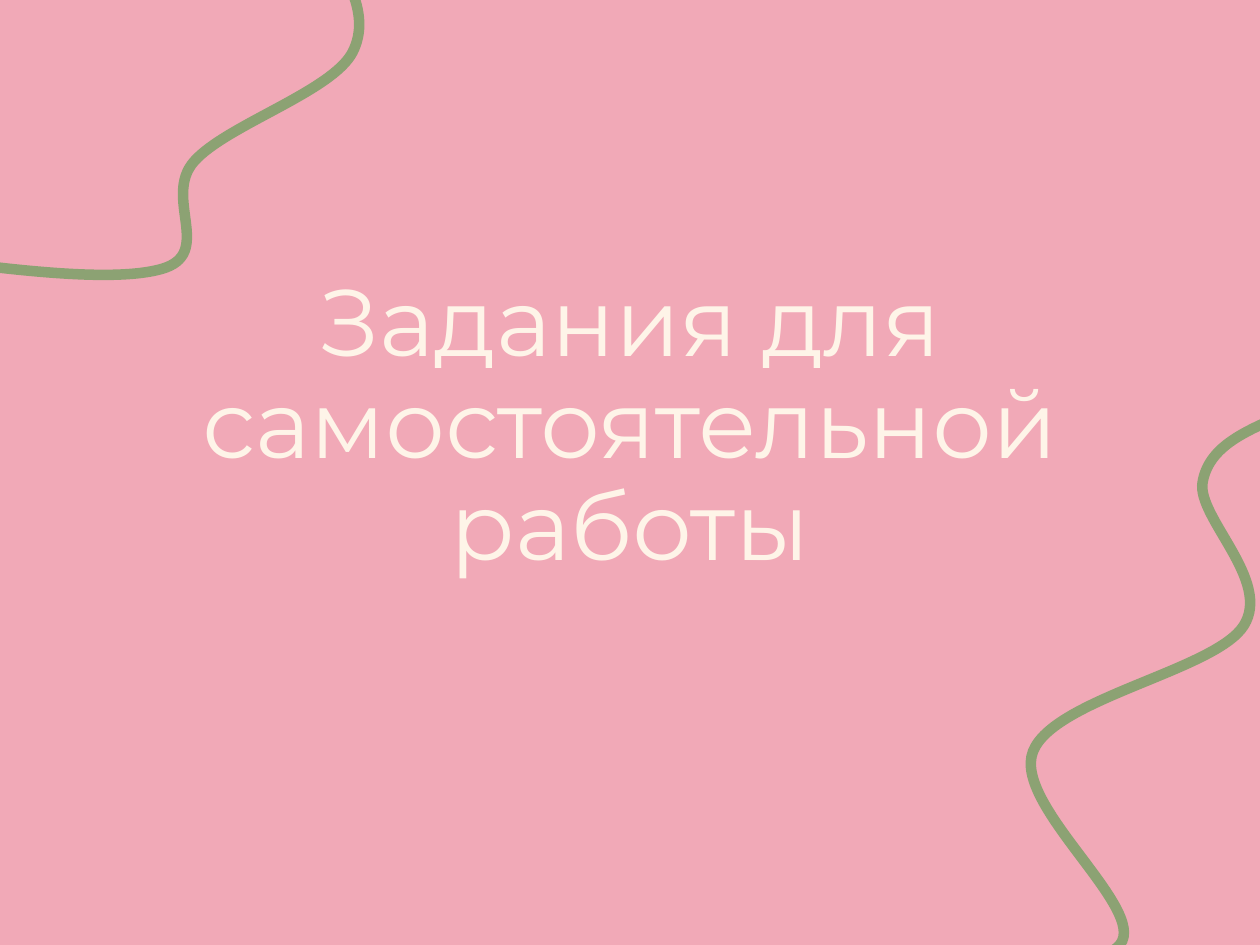
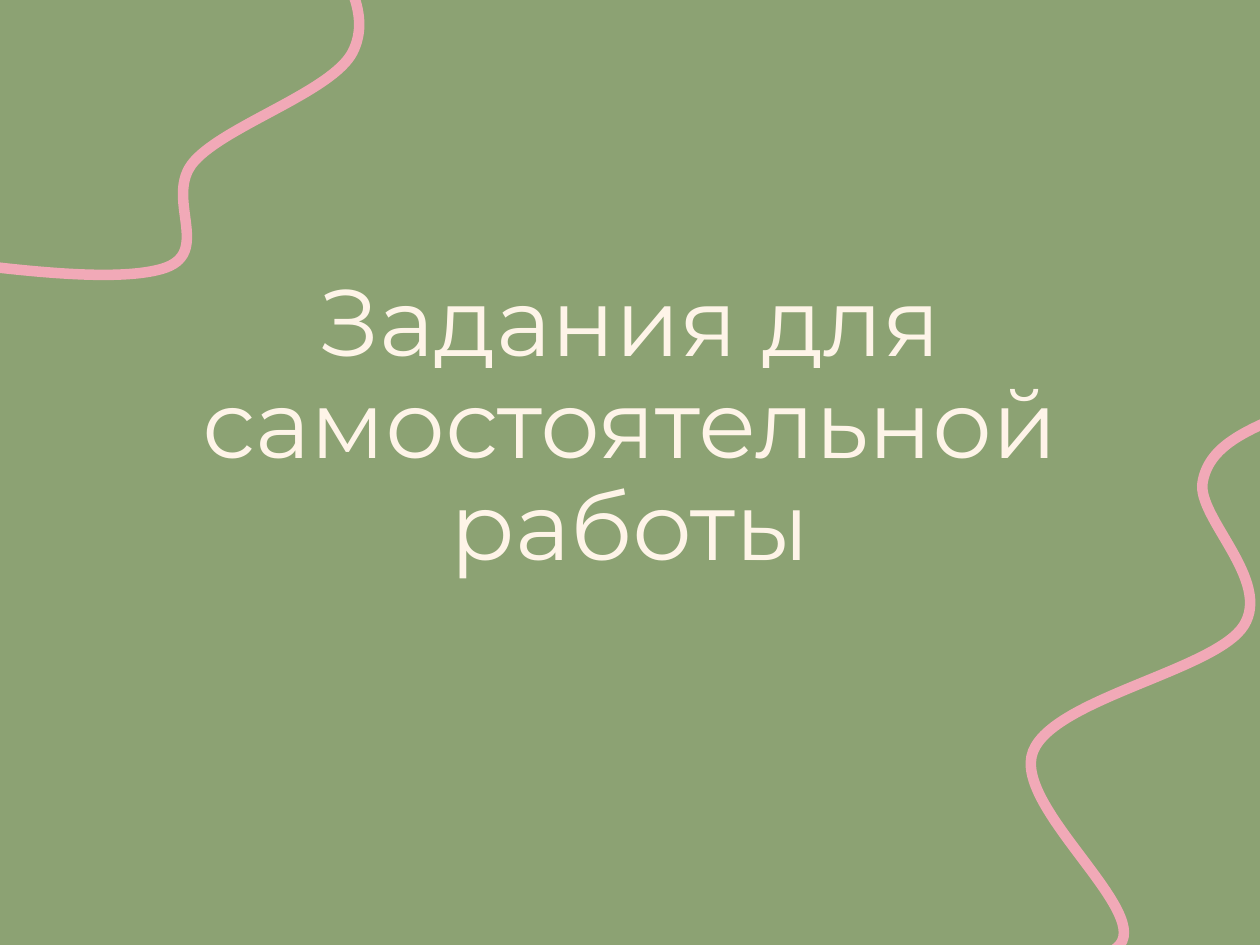
Before and after one commit to Svetlana184/SecondCourse, a slide deck: slide 22 of Презентация по программирвоанию _ Условный оператор в C#1_.ppt (slide 19 before the commit). Drawn at 1260x945 pixels with LibreOffice and Linux fonts; fonts in the diff are those of the drawing. Boxes give left, top, right and bottom in pixels: in the first picture for what was removed or moved away, otherwise in the second. Text is boxed around its words. In the diff, an @@ line names an element or a change of style, - is before the commit and + after.

```diff
--- a/Презентация по программирвоанию _ Условный оператор в C#1_.ppt
+++ b/Презентация по программирвоанию _ Условный оператор в C#1_.ppt
@@ background #F1A9B7 to #8CA273 @@
@@ freeform shape at <box>0,0,390,387</box>: outline #8CA273 6.01 pt to #F1A9B7 6.01 pt @@
@@ freeform shape at <box>868,417,1260,945</box>: outline #8CA273 6.01 pt to #F1A9B7 6.01 pt @@
```
Also in this commit, not shown: 7 slides added, 4 slides removed, 3 other files.
